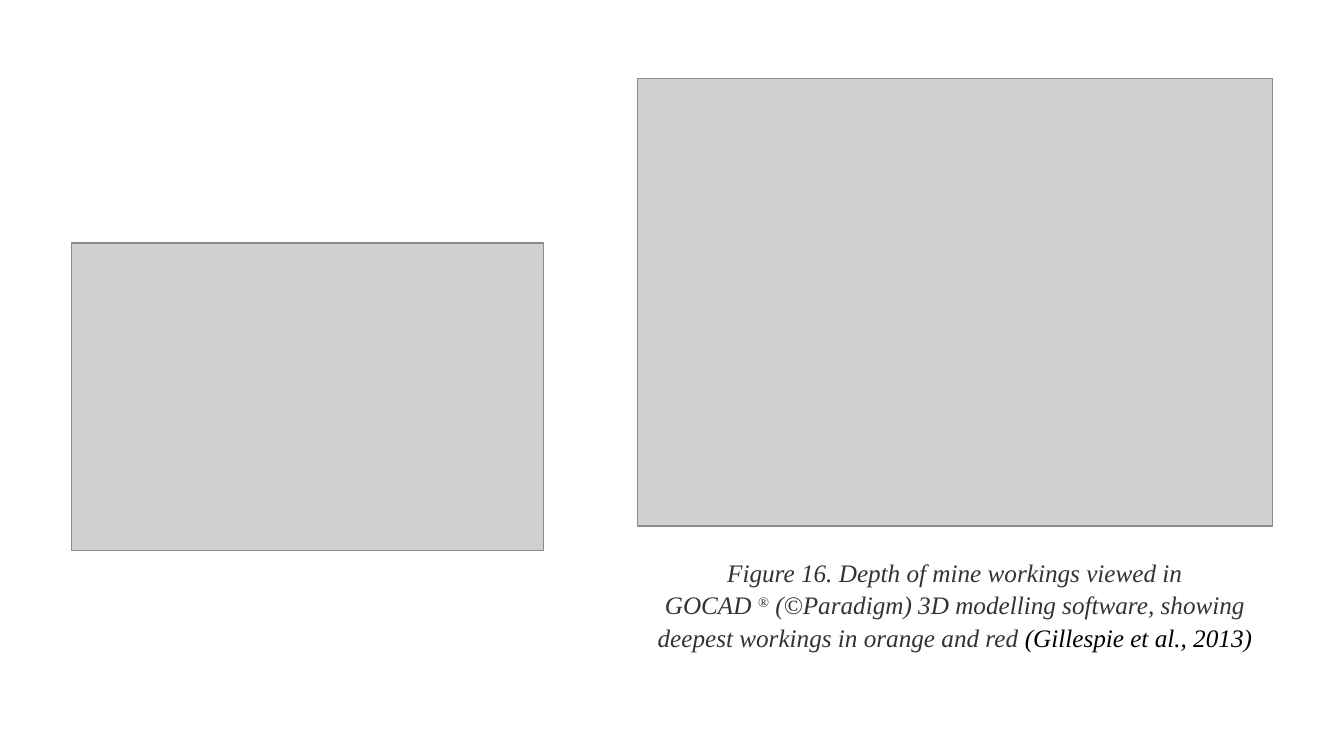
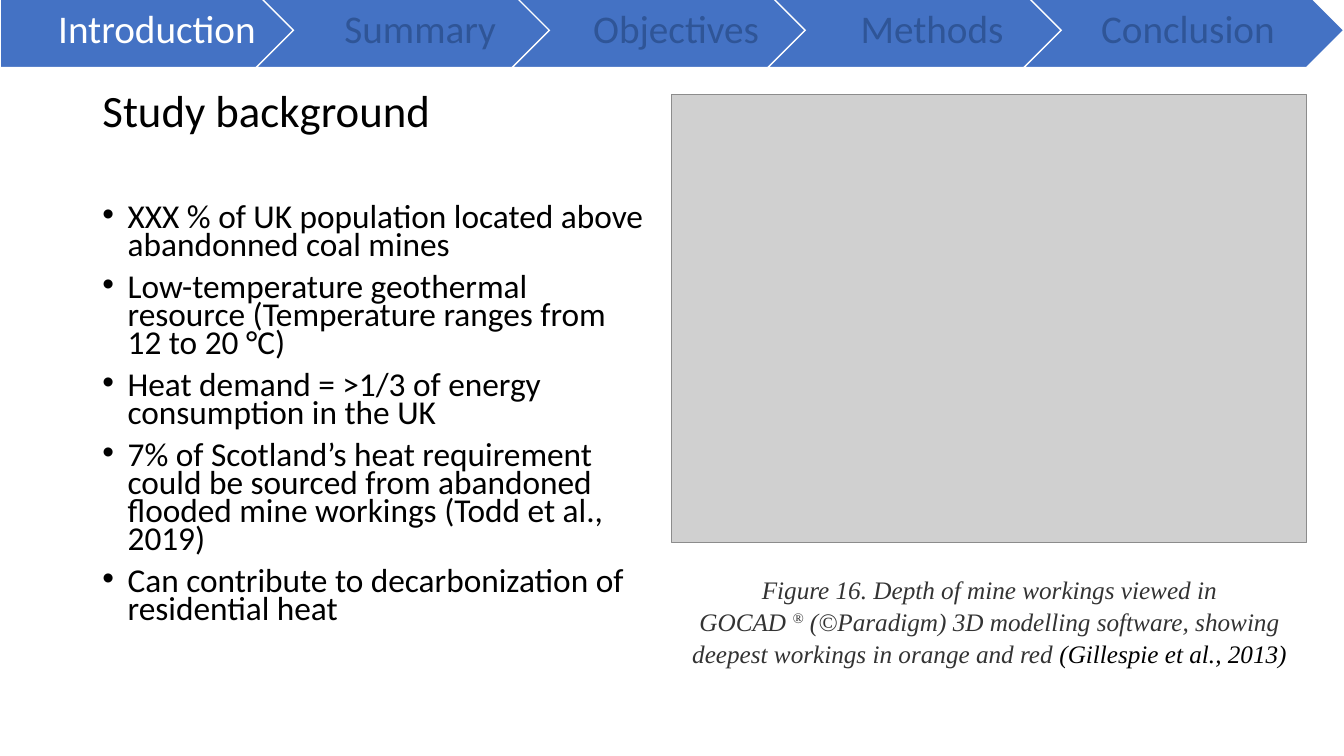
Before and after one commit to mylenre/Data_phD, a slide deck: slide 2 of Conference/GradSchool2020.pptx (slide 6 before the commit). Drawn at 1344x756 pixels with LibreOffice and Linux fonts; fonts in the diff are those of the drawing; grey boxes stand for pictures. Boxes give left, top, right and bottom in pixels: in the first picture for what was removed or moved away, otherwise in the second. Text is boxed around its words. In the diff, an @@ line names an element or a change of style, - is before the commit and + after.

```diff
--- a/Conference/GradSchool2020.pptx
+++ b/Conference/GradSchool2020.pptx
@@ group added at (x1=0, y1=0, x2=1344, y2=68): 4 chevrons, 1 pentagon arrow, 1 text @@
+Introduction
@@ title added at (x1=102, y1=96, x2=429, y2=135), 32 pt, text #000000 @@
+Study background
@@ picture moved from (x1=637, y1=79, x2=1272, y2=526) to (x1=673, y1=95, x2=1308, y2=542) @@
@@ text added at (x1=128, y1=205, x2=643, y2=621), 23.8 pt, text #000000 @@
+• XXX % of UK population located above abandonned coal mines
+• Low-temperature geothermal resource (Temperature ranges from 12 to 20 °C)
+• Heat demand = >1/3 of energy consumption in the UK
+• 7% of Scotland’s heat requirement could be sourced from abandoned flooded mine workings (Todd et al., 2019)
+• Can contribute to decarbonization of residential heat
@@ picture removed at (x1=72, y1=243, x2=544, y2=551) @@
@@ text "Figure 16. Depth of mine ..." moved from (x1=658, y1=564, x2=1252, y2=653) to (x1=692, y1=581, x2=1287, y2=669) @@
```
Also in this commit, not shown: 6 other slides changed, 10 slides added, 7 slides removed, 6 other files.
